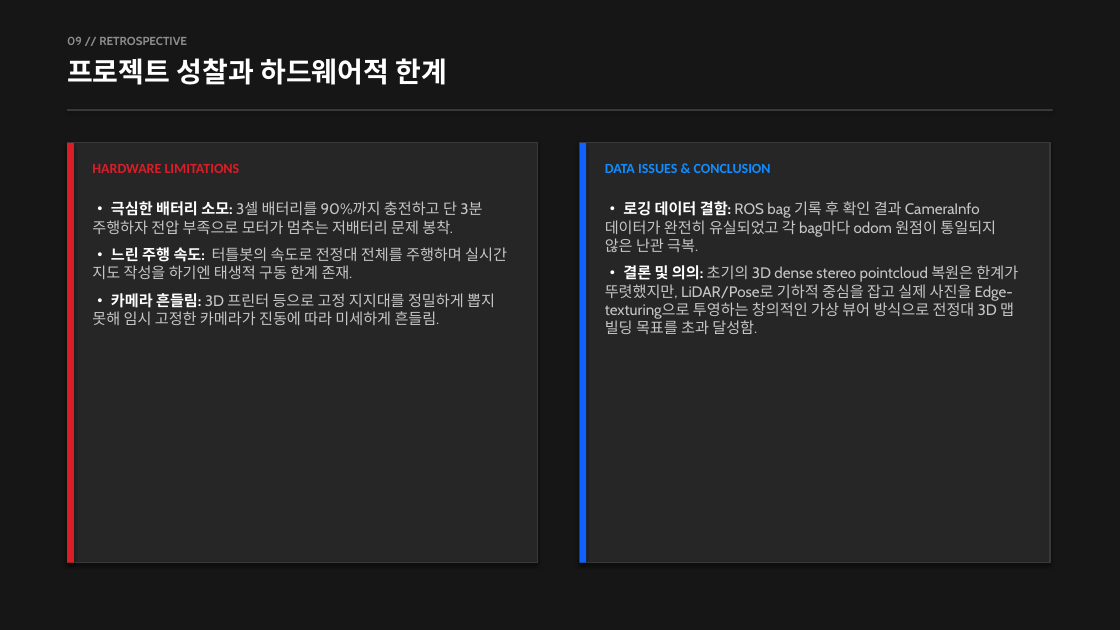
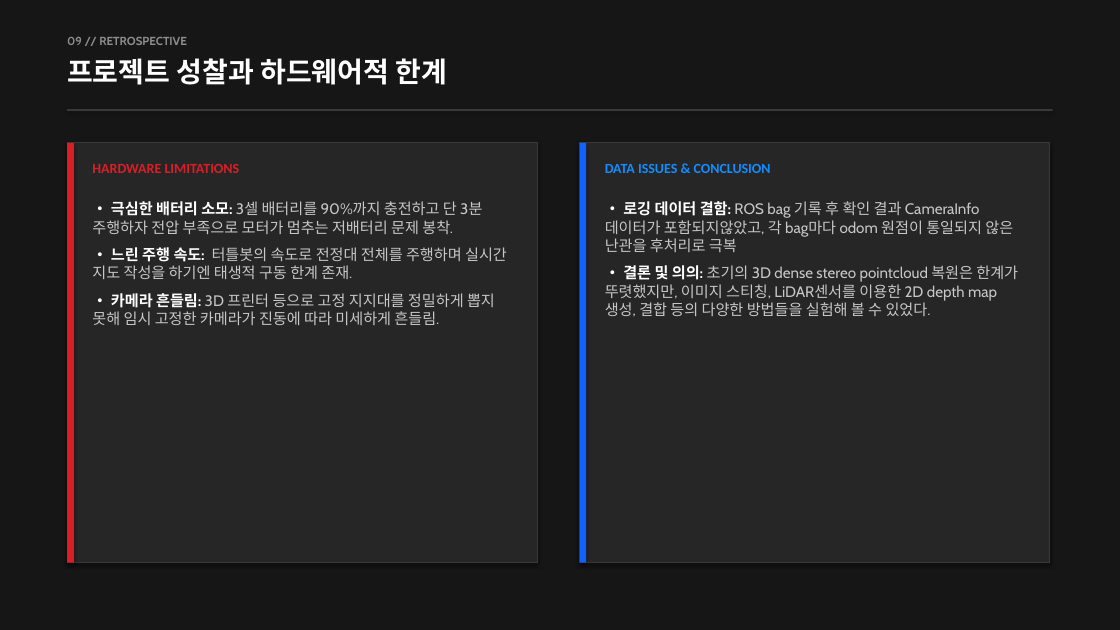
Before and after one commit to emjdp/hyper_turtle_project, a slide deck: slide 12 of docs/report/pres.pptx (slide 11 before the commit). Drawn at 1120x630 pixels with LibreOffice and Linux fonts; fonts in the diff are those of the drawing. Boxes give left, top, right and bottom in pixels: in the first picture for what was removed or moved away, otherwise in the second. Text is boxed around its words. In the diff, an @@ line names an element or a change of style, - is before the commit and + after.

```diff
--- a/docs/report/pres.pptx
+++ b/docs/report/pres.pptx
@@ text at (x1=605, y1=201, x2=1018, y2=317): text changed @@
-• 로깅 데이터 결함: ROS bag 기록 후 확인 결과 CameraInfo 데이터가 완전히 유실되었고 각 bag마다 odom 원점이 통일되지 않은 난관 극복.
-• 결론 및 의의: 초기의 3D dense stereo pointcloud 복원은 한계가 뚜렷했지만, LiDAR/Pose로 기하적 중심을 잡고 실제 사진을 Edge-texturing으로 투영하는 창의적인 가상 뷰어 방식으로 전정대 3D 맵 빌딩 목표를 초과 달성함.
+• 로깅 데이터 결함: ROS bag 기록 후 확인 결과 CameraInfo 데이터가 포함되지않았고, 각 bag마다 odom 원점이 통일되지 않은 난관을 후처리로 극복
+• 결론 및 의의: 초기의 3D dense stereo pointcloud 복원은 한계가 뚜렷했지만, 이미지 스티칭, LiDAR센서를 이용한 2D depth map 생성, 결합 등의 다양한 방법들을 실험해 볼 수 있었다.
```
Also in this commit, not shown: 5 other slides changed, 2 slides added, 1 slide removed.
